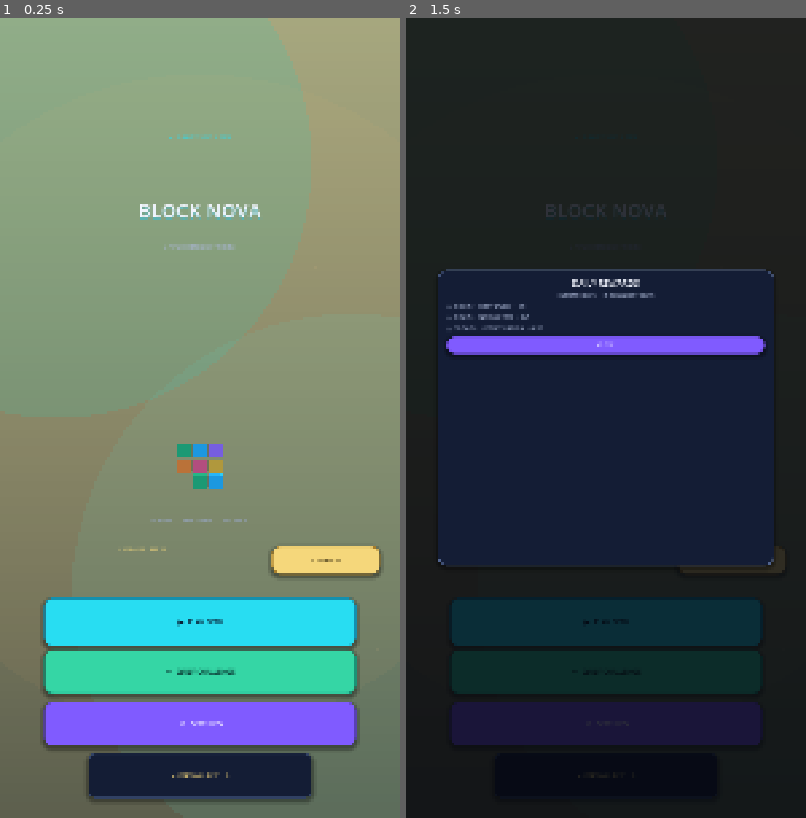
Above: before the commit, frames 1-2 (left to right).
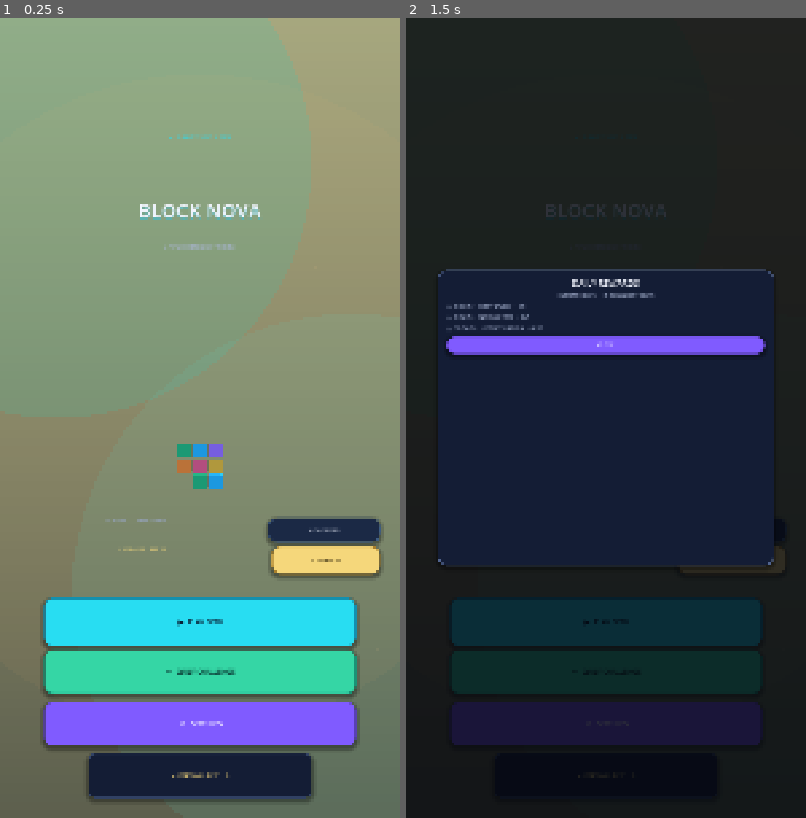
Above: after the commit, the same moments.

Repository: mahdialloui01-art/BlockNova
Game: Godot game, scene res://scenes/main.tscn
The game is run twice, just before and just after one commit, with the same random seed, the same clock (stepped at 60 frames per second) and the same inputs.
Inputs (mouse positions are in pixels of both pictures, inside the frame that each line leads up to):
- Up to frame 1 (0.25 s): no input
- Up to frame 2 (1.5 s): click "✦ REWARDS 0/3" at 0.5 s; click (730, 530) at 1.25 s, where only the run after the commit has a clickable "▦ PLAYER STATS"

The runs differ from the first frame. In frame 1, 1.1% of the frame differs, in the area x 26-96%, y 62-66%; in frame 2, less than 0.1%.

Commit message:
Add persistent player lifetime statistics
Track local lifetime gameplay metrics, persist valid placements and game completion, and add a dedicated player statistics panel.

Diff:
--- a/scripts/home_screen.gd
+++ b/scripts/home_screen.gd
@@ -18,6 +18,14 @@
 var _daily_rewards_overlay: Control
 var _daily_rewards_detail: Label
 var _daily_reward_labels: Dictionary = {}
+var _player_stats_button: Button
+var _player_stats_overlay: Control
+var _player_stats_labels: Dictionary = {}
+var lifetime_games_finished: int = 0
+var lifetime_pieces_placed: int = 0
+var lifetime_lines_cleared: int = 0
+var lifetime_total_score: int = 0
+var lifetime_best_combo: int = 0
 var daily_streak: int = 0
 var daily_best_streak: int = 0
 
@@ -77,15 +85,26 @@
 	root.add_child(subtitle)
 
 	var feature := Label.new()
-	feature.text = "3D BLOCKS     •     SMART COMBOS     •     ENDLESS PLAY"
+	feature.text = "3D BLOCKS     •     SMART COMBOS"
 	feature.horizontal_alignment = HORIZONTAL_ALIGNMENT_CENTER
 	feature.add_theme_font_size_override("font_size", 10)
 	feature.add_theme_color_override("font_color", Color("#9AA9CE"))
 	feature.anchor_left = 0.04
-	feature.anchor_right = 0.96
+	feature.anchor_right = 0.64
 	feature.anchor_top = 0.625
 	feature.anchor_bottom = 0.655
 	root.add_child(feature)
+
+	var stats := _make_button("▦  PLAYER STATS", Color("#1B2945"), Color("#3D5C82"), INK)
+	stats.name = "PlayerStatsButton"
+	stats.anchor_left = 0.67
+	stats.anchor_right = 0.95
+	stats.anchor_top = 0.625
+	stats.anchor_bottom = 0.655
+	stats.add_theme_font_size_override("font_size", 10)
+	stats.pressed.connect(_open_player_stats)
+	root.add_child(stats)
+	_player_stats_button = stats
 
 	var streak := Label.new()
 	streak.name = "DailyStreakLabel"
@@ -163,6 +182,7 @@
 	_best_panel = best_panel
 	_layout_action_buttons()
 	_build_daily_rewards_overlay(root)
+	_build_player_stats_overlay(root)
 
 func _build_daily_rewards_overlay(root: Control) -> void:
 	var overlay := Control.new()
@@ -236,6 +256,7 @@
 	_refresh_daily_rewards()
 
 func _open_daily_rewards() -> void:
+	_close_player_stats()
 	_refresh_daily_rewards()
 	if is_instance_valid(_daily_rewards_overlay):
 		_daily_rewards_overlay.visible = true
@@ -261,6 +282,111 @@
 		else:
 			row.text = "○  %d DAYS  •  %s  •  %d/%d" % [milestone, reward_titles[milestone], mini(daily_best_streak, milestone), milestone]
 			row.add_theme_color_override("font_color", MUTED)
+
+func _build_player_stats_overlay(root: Control) -> void:
+	var overlay := Control.new()
+	overlay.name = "PlayerStatsOverlay"
+	overlay.set_anchors_and_offsets_preset(Control.PRESET_FULL_RECT)
+	overlay.mouse_filter = Control.MOUSE_FILTER_STOP
+	overlay.visible = false
+	root.add_child(overlay)
+	_player_stats_overlay = overlay
+
+	var backdrop := ColorRect.new()
+	backdrop.name = "Backdrop"
+	backdrop.set_anchors_and_offsets_preset(Control.PRESET_FULL_RECT)
+	backdrop.color = Color(0.015, 0.025, 0.055, 0.84)
+	backdrop.mouse_filter = Control.MOUSE_FILTER_STOP
+	overlay.add_child(backdrop)
+
+	var panel := PanelContainer.new()
+	panel.name = "PlayerStatsPanel"
+	panel.anchor_left = 0.08
+	panel.anchor_right = 0.92
+	panel.anchor_top = 0.245
+	panel.anchor_bottom = 0.755
+	var panel_style := _panel_style(PANEL, Color("#52658F"), 24, 2)
+	panel_style.content_margin_left = 24
+	panel_style.content_margin_right = 24
+	panel_style.content_margin_top = 22
+	panel_style.content_margin_bottom = 22
+	panel.add_theme_stylebox_override("panel", panel_style)
+	overlay.add_child(panel)
+
+	var content := VBoxContainer.new()
+	content.name = "Content"
+	content.add_theme_constant_override("separation", 12)
+	panel.add_child(content)
+
+	var heading := Label.new()
+	heading.text = "PLAYER RECORD"
+	heading.horizontal_alignment = HORIZONTAL_ALIGNMENT_CENTER
+	heading.add_theme_font_size_override("font_size", 23)
+	heading.add_theme_color_override("font_color", INK)
+	content.add_child(heading)
+
+	var detail := Label.new()
+	detail.text = "LIFETIME PERFORMANCE  •  THIS DEVICE"
+	detail.horizontal_alignment = HORIZONTAL_ALIGNMENT_CENTER
+	detail.add_theme_font_size_override("font_size", 11)
+	detail.add_theme_color_override("font_color", MUTED)
+	content.add_child(detail)
+
+	for stat in [
+		{"key": "games", "node": "PlayerStatGamesLabel", "title": "GAMES FINISHED"},
+		{"key": "pieces", "node": "PlayerStatPiecesLabel", "title": "PIECES PLACED"},
+		{"key": "lines", "node": "PlayerStatLinesLabel", "title": "LINES CLEARED"},
+		{"key": "score", "node": "PlayerStatScoreLabel", "title": "TOTAL SCORE"},
+		{"key": "combo", "node": "PlayerStatComboLabel", "title": "BEST COMBO"}
+	]:
+		var row := Label.new()
+		row.name = str(stat["node"])
+		row.custom_minimum_size = Vector2(0, 34)
+		row.horizontal_alignment = HORIZONTAL_ALIGNMENT_CENTER
+		row.add_theme_font_size_override("font_size", 15)
+		row.add_theme_color_override("font_color", MUTED)
+		content.add_child(row)
+		_player_stats_labels[str(stat["key"])] = row
+
+	var close := _make_button("CLOSE", VIOLET, Color("#5840B4"), Color.WHITE)
+	close.name = "PlayerStatsCloseButton"
+	close.custom_minimum_size = Vector2(0, 48)
+	close.add_theme_font_size_override("font_size", 14)
+	close.pressed.connect(_close_player_stats)
+	content.add_child(close)
+	_refresh_player_stats()
+
+func _open_player_stats() -> void:
+	_close_daily_rewards()
+	_refresh_player_stats()
+	if is_instance_valid(_player_stats_overlay):
+		_player_stats_overlay.visible = true
+
+func _close_player_stats() -> void:
+	if is_instance_valid(_player_stats_overlay):
+		_player_stats_overlay.visible = false
+
+func _refresh_player_stats() -> void:
+	var values := {
+		"games": lifetime_games_finished,
+		"pieces": lifetime_pieces_placed,
+		"lines": lifetime_lines_cleared,
+		"score": lifetime_total_score,
+		"combo": lifetime_best_combo
+	}
+	var titles := {
+		"games": "GAMES FINISHED",
+		"pieces": "PIECES PLACED",
+		"lines": "LINES CLEARED",
+		"score": "TOTAL SCORE",
+		"combo": "BEST COMBO"
+	}
+	for key in values:
+		var row := _player_stats_labels.get(key) as Label
+		if not is_instance_valid(row):
+			continue
+		var value_text := "x%d" % int(values[key]) if key == "combo" else str(values[key])
+		row.text = "%s   •   %s" % [titles[key], value_text]
 
 func _layout_action_buttons() -> void:
 	if not is_instance_valid(_play_button) or not is_instance_valid(_best_panel):
@@ -326,6 +452,14 @@
 	if is_instance_valid(_best_label):
 		_best_label.text = "✦  PERSONAL BEST     %s" % best_score
 
+func set_lifetime_stats(games_finished: int, pieces_placed: int, lines_cleared: int, total_score: int, best_combo: int) -> void:
+	lifetime_games_finished = maxi(games_finished, 0)
+	lifetime_pieces_placed = maxi(pieces_placed, 0)
+	lifetime_lines_cleared = maxi(lines_cleared, 0)
+	lifetime_total_score = maxi(total_score, 0)
+	lifetime_best_combo = maxi(best_combo, 0)
+	_refresh_player_stats()
+
 func set_daily_progress(current_streak: int, best_streak: int) -> void:
 	daily_streak = maxi(current_streak, 0)
 	daily_best_streak = maxi(maxi(best_streak, 0), daily_streak)
@@ -340,5 +474,6 @@
 func set_ui_visible(value: bool) -> void:
 	if not value:
 		_close_daily_rewards()
+		_close_player_stats()
 	if is_instance_valid(_root_control):
 		_root_control.visible = value
--- a/scripts/main.gd
+++ b/scripts/main.gd
@@ -53,6 +53,14 @@
 var daily_streak := 0
 var daily_best_streak := 0
 var daily_last_completed_date := ""
+# Lifetime statistics are local to this installation and begin with this update.
+var lifetime_games_finished := 0
+var lifetime_pieces_placed := 0
+var lifetime_lines_cleared := 0
+var lifetime_total_score := 0
+var lifetime_best_combo := 0
+var run_placements := 0
+var _game_over_recorded := false
 var config: ConfigFile
 var game_rng := RandomNumberGenerator.new()
 var home_ui: CanvasLayer
@@ -439,10 +447,16 @@
 		daily_last_completed_date = ""
 	else:
 		daily_streak = _daily_streak_for_today(daily_streak, daily_last_completed_date, _current_date_key())
+	lifetime_games_finished = clampi(int(config.get_value("lifetime_stats", "games_finished", 0)), 0, 2000000000)
+	lifetime_pieces_placed = clampi(int(config.get_value("lifetime_stats", "pieces_placed", 0)), 0, 2000000000)
+	lifetime_lines_cleared = clampi(int(config.get_value("lifetime_stats", "lines_cleared", 0)), 0, 2000000000)
+	lifetime_total_score = clampi(int(config.get_value("lifetime_stats", "total_score", 0)), 0, 2000000000)
+	lifetime_best_combo = clampi(int(config.get_value("lifetime_stats", "best_combo", 0)), 0, 1000000)
 
 	if is_instance_valid(home_ui):
 		home_ui.set("best_score", best)
 		home_ui.call("set_daily_progress", daily_streak, daily_best_streak)
+		home_ui.call("set_lifetime_stats", lifetime_games_finished, lifetime_pieces_placed, lifetime_lines_cleared, lifetime_total_score, lifetime_best_combo)
 
 func _setup_home_ui() -> void:
 	var ui_script = load("res://scripts/home_screen.gd")
@@ -451,6 +465,7 @@
 	add_child(home_ui)
 	home_ui.set("best_score", best)
 	home_ui.call("set_daily_progress", daily_streak, daily_best_streak)
+	home_ui.call("set_lifetime_stats", lifetime_games_finished, lifetime_pieces_placed, lifetime_lines_cleared, lifetime_total_score, lifetime_best_combo)
 	home_ui.connect("play_requested", Callable(self, "_on_home_play"))
 	home_ui.connect("settings_requested", Callable(self, "_on_home_settings"))
 	home_ui.connect("daily_challenge_requested", Callable(self, "_on_home_daily_challenge"))
@@ -575,6 +590,25 @@
 	config.set_value("settings", "vibration", vibration_enabled)
 	config.save("user://blocknova.cfg")
 
+func _save_lifetime_stats() -> void:
+	if config == null:
+		return
+	config.set_value("lifetime_stats", "games_finished", lifetime_games_finished)
+	config.set_value("lifetime_stats", "pieces_placed", lifetime_pieces_placed)
+	config.set_value("lifetime_stats", "lines_cleared", lifetime_lines_cleared)
+	config.set_value("lifetime_stats", "total_score", lifetime_total_score)
+	config.set_value("lifetime_stats", "best_combo", lifetime_best_combo)
+	config.save("user://blocknova.cfg")
+	if is_instance_valid(home_ui):
+		home_ui.call("set_lifetime_stats", lifetime_games_finished, lifetime_pieces_placed, lifetime_lines_cleared, lifetime_total_score, lifetime_best_combo)
+
+func _record_game_finished() -> void:
+	if not game_over or _game_over_recorded or run_placements <= 0:
+		return
+	_game_over_recorded = true
+	lifetime_games_finished += 1
+	_save_lifetime_stats()
+
 func _current_date_key() -> String:
 	var date := Time.get_date_dict_from_system()
 	return "%04d-%02d-%02d" % [int(date["year"]), int(date["month"]), int(date["day"])]
@@ -659,6 +693,7 @@
 	config.set_value("session", "score", score)
 	config.set_value("session", "combo_streak", combo_streak)
 	config.set_value("session", "combo_missed_placements", combo_missed_placements)
+	config.set_value("session", "run_placements", run_placements)
 	config.set_value("session", "daily_mode", daily_mode)
 	config.set_value("session", "daily_date_key", daily_date_key)
 	config.set_value("session", "daily_best", daily_best)
@@ -698,6 +733,8 @@
 	score = maxi(0, int(config.get_value("session", "score", 0)))
 	combo_streak = maxi(0, int(config.get_value("session", "combo_streak", 0)))
 	combo_missed_placements = clampi(int(config.get_value("session", "combo_missed_placements", 0)), 0, 2)
+	run_placements = clampi(int(config.get_value("session", "run_placements", 0)), 0, 1000000)
+	_game_over_recorded = false
 	daily_mode = restored_daily_mode
 	daily_date_key = restored_date
 	daily_best = maxi(0, int(config.get_value("session", "daily_best", 0)))
@@ -749,6 +786,8 @@
 	score = 0
 	combo_streak = 0
 	combo_missed_placements = 0
+	run_placements = 0
+	_game_over_recorded = false
 	placement_note_index = 0
 	selected = -1
 	dragging = false
@@ -1169,6 +1208,7 @@
 		if piece_colors[selected].is_equal_approx(COLORS[i]):
 			color_index = i
 			break
+	var score_before := score
 	for c in shape:
 		var target_y: int = at.y + c.y
 		var target_x: int = at.x + c.x
@@ -1198,6 +1238,12 @@
 		_update_combo_streak(0)
 		combo_popup_time = 0.0
 		_trigger_haptic(22, 0.30)
+	run_placements += 1
+	lifetime_pieces_placed += 1
+	lifetime_lines_cleared += cleared
+	lifetime_total_score += maxi(score - score_before, 0)
+	lifetime_best_combo = maxi(lifetime_best_combo, combo_streak)
+	_save_lifetime_stats()
 	if score>best:
 		best=score
 		_save_settings()
@@ -1215,6 +1261,7 @@
 		_play_voice_cue("game_over")
 		_trigger_haptic(72, 0.56)
 	if game_over:
+		_record_game_finished()
 		_record_daily_completion()
 		_clear_saved_session()
 	else:
--- a/tests/test_grid_rules.gd
+++ b/tests/test_grid_rules.gd
@@ -20,6 +20,10 @@
     await process_frame
     var daily_home_ui: CanvasLayer = game.get("home_ui") as CanvasLayer
     if not _check(daily_home_ui != null, "Active game must initialize the home UI before streak assertions"):
+        return
+    var stats_button := daily_home_ui.get_node_or_null("FullScreenHome/PlayerStatsButton") as Button
+    var stats_overlay := daily_home_ui.get_node_or_null("FullScreenHome/PlayerStatsOverlay") as Control
+    if not _check(daily_home_ui.has_method("set_lifetime_stats") and stats_button != null and stats_overlay != null, "Home screen must expose a dedicated player statistics panel"):
         return
 
     # Older installations stored one combined sound preference. When the new
@@ -33,6 +37,8 @@
         return
     game.call("_load_settings")
     game.call("_update_music_state")
+    if not _check(int(game.get("lifetime_games_finished")) == 0 and int(game.get("lifetime_pieces_placed")) == 0 and int(game.get("lifetime_lines_cleared")) == 0 and int(game.get("lifetime_total_score")) == 0 and int(game.get("lifetime_best_combo")) == 0, "Existing saves without lifetime-stat keys must initialize all new counters to zero"):
+        return
     if not _check(not bool(game.get("sound_enabled")) and not bool(game.get("music_enabled")), "Legacy SOUND OFF must migrate to effects OFF and music OFF"):
         return
 
@@ -102,6 +108,26 @@
     close_rewards.emit_signal("pressed")
     if not _check(not rewards_overlay.visible, "Closing the rewards panel must return to the home screen"):
         return
+    daily_home_ui.call("set_lifetime_stats", 2, 18, 6, 2450, 5)
+    stats_button.emit_signal("pressed")
+    if not _check(stats_overlay.visible, "Tapping Player Stats must open its dedicated panel"):
+        return
+    var games_stat := stats_overlay.get_node("PlayerStatsPanel/Content/PlayerStatGamesLabel") as Label
+    var pieces_stat := stats_overlay.get_node("PlayerStatsPanel/Content/PlayerStatPiecesLabel") as Label
+    var lines_stat := stats_overlay.get_node("PlayerStatsPanel/Content/PlayerStatLinesLabel") as Label
+    var score_stat := stats_overlay.get_node("PlayerStatsPanel/Content/PlayerStatScoreLabel") as Label
+    var combo_stat := stats_overlay.get_node("PlayerStatsPanel/Content/PlayerStatComboLabel") as Label
+    if not _check(games_stat.text.contains("2") and pieces_stat.text.contains("18") and lines_stat.text.contains("6") and score_stat.text.contains("2450") and combo_stat.text.contains("x5"), "Player Stats must render all five lifetime metrics"):
+        return
+    var close_stats := stats_overlay.get_node("PlayerStatsPanel/Content/PlayerStatsCloseButton") as Button
+    close_stats.emit_signal("pressed")
+    if not _check(not stats_overlay.visible, "Closing Player Stats must return to the home screen"):
+        return
+    stats_button.emit_signal("pressed")
+    daily_home_ui.call("set_ui_visible", false)
+    if not _check(not stats_overlay.visible and not rewards_overlay.visible, "Leaving the home screen must close all modal panels"):
+        return
+    daily_home_ui.call("set_ui_visible", true)
     # A missed day resets the active streak but must never erase earned rewards.
     var expired_progress := ConfigFile.new()
     expired_progress.set_value("daily_progress", "streak", 12)
@@ -309,6 +335,16 @@
         if not _check(row is Array and row.size() == 10, "Every board row must contain exactly 10 cells"):
             return
 
+    # Lifetime statistics begin at zero for this deterministic gameplay fixture.
+    game.set("lifetime_games_finished", 0)
+    game.set("lifetime_pieces_placed", 0)
+    game.set("lifetime_lines_cleared", 0)
+    game.set("lifetime_total_score", 0)
+    game.set("lifetime_best_combo", 0)
+    game.set("run_placements", 0)
+    game.set("_game_over_recorded", false)
+    game.call("_save_lifetime_stats")
+
     # Exercise the Android touch path: grab the right cell of a two-cell piece and drop it at board cell (5, 4).
     game.size = Vector2(1080, 2160)
     game.call("_layout")
@@ -365,6 +401,8 @@
         return
     if not _check(int(game.get("score")) == 10 and int(game.get("selected")) == -1 and not bool(game.get("dragging")) and int(game.get("_active_touch_index")) == -1, "A completed touch drop must score once and clear drag selection and pointer ownership"):
         return
+    if not _check(int(game.get("lifetime_pieces_placed")) == 1 and int(game.get("lifetime_total_score")) == 10 and int(game.get("run_placements")) == 1, "A valid touch placement must update lifetime placement and score totals"):
+        return
     game.call("_reset_game")
 
     # Returning home during an active gesture must still release the owning finger.
@@ -400,10 +438,13 @@
     if not _check(not game.call("_can_place", [Vector2i(0, 0)], Vector2i(-1, 9)), "Negative coordinates must be rejected"):
         return
 
+    var lifetime_score_before_clear := int(game.get("lifetime_total_score"))
     game.call("_try_place", Vector2i(9, 9))
     var actual_cleared_cells: Array = game.get("_last_cleared_cells")
     var actual_cleared_colors: Dictionary = game.get("_last_cleared_colors")
     if not _check(actual_cleared_cells.size() == 19 and actual_cleared_colors.size() == 19, "Simultaneous row and column clearing must capture each unique cell and its color"):
+        return
+    if not _check(int(game.get("lifetime_pieces_placed")) == 2 and int(game.get("lifetime_lines_cleared")) == 2 and int(game.get("lifetime_total_score")) > lifetime_score_before_clear and int(game.get("lifetime_best_combo")) == 2, "A simultaneous two-line clear must update lifetime pieces, lines, score, and best combo"):
         return
     if not _check(int(game.get("_active_visual_effects")) >= 19, "Every cleared tile must receive one short visual fade alongside combo celebration effects"):
         return
@@ -476,6 +517,7 @@
     if not _check(resume_button != null and resume_button.visible, "Saved game must reveal the home-screen resume button"):
         return
     var saved_score := int(game.get("score"))
+    var saved_run_placements := int(game.get("run_placements"))
     var saved_board: Array = game.get("board").duplicate(true)
     var saved_pieces: Array = game.get("pieces").duplicate(true)
     var saved_rng := game.get("game_rng") as RandomNumberGenerator
@@ -495,6 +537,8 @@
         return
     var restored_rng := game.get("game_rng") as RandomNumberGenerator
     if not _check(restored_rng.randi() == expected_next_random, "Resume must preserve the next deterministic piece RNG state"):
+        return
+    if not _check(int(game.get("run_placements")) == saved_run_placements, "Resume must preserve the active run placement count"):
         return
     var saved_config := game.get("config") as ConfigFile
     saved_config.set_value("session", "board", [[0]])
@@ -587,6 +631,13 @@
     game.set("game_over", false)
     game.call("_new_pieces")
     if not _check(bool(game.get("game_over")), "A completely full board must still trigger game over after tray retries"):
+        return
+    game.call("_record_game_finished")
+    game.call("_record_game_finished")
+    if not _check(int(game.get("lifetime_games_finished")) == 1, "A finished run must be counted once even if the game-over hook is repeated"):
+        return
+    var lifetime_config := ConfigFile.new()
+    if not _check(lifetime_config.load("user://blocknova.cfg") == OK and int(lifetime_config.get_value("lifetime_stats", "games_finished", 0)) == 1 and int(lifetime_config.get_value("lifetime_stats", "pieces_placed", 0)) == 2 and int(lifetime_config.get_value("lifetime_stats", "lines_cleared", 0)) == 2 and int(lifetime_config.get_value("lifetime_stats", "total_score", 0)) == int(game.get("lifetime_total_score")) and int(lifetime_config.get_value("lifetime_stats", "best_combo", 0)) == 2, "Lifetime statistics must survive a ConfigFile reload"):
         return
 
     print("PASS: 10x10 daily challenge, active 2.5D scene/3D mesh, independent voice/sound settings and persistence, An …(313 unchanged characters)…
